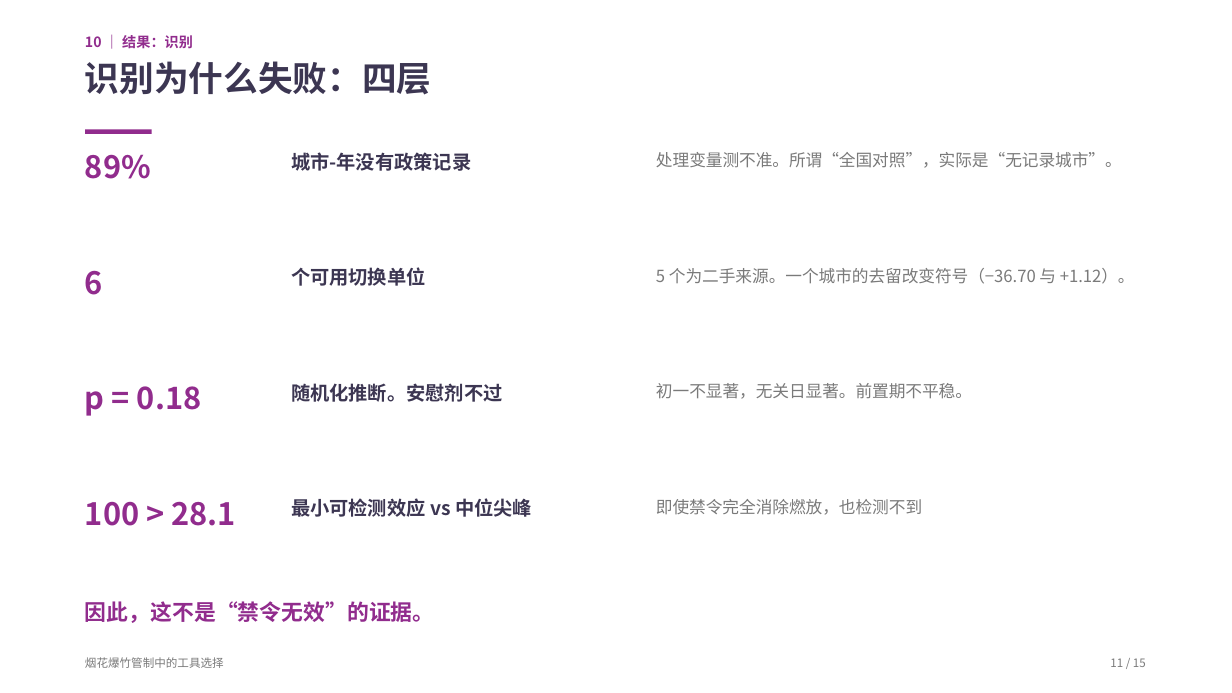
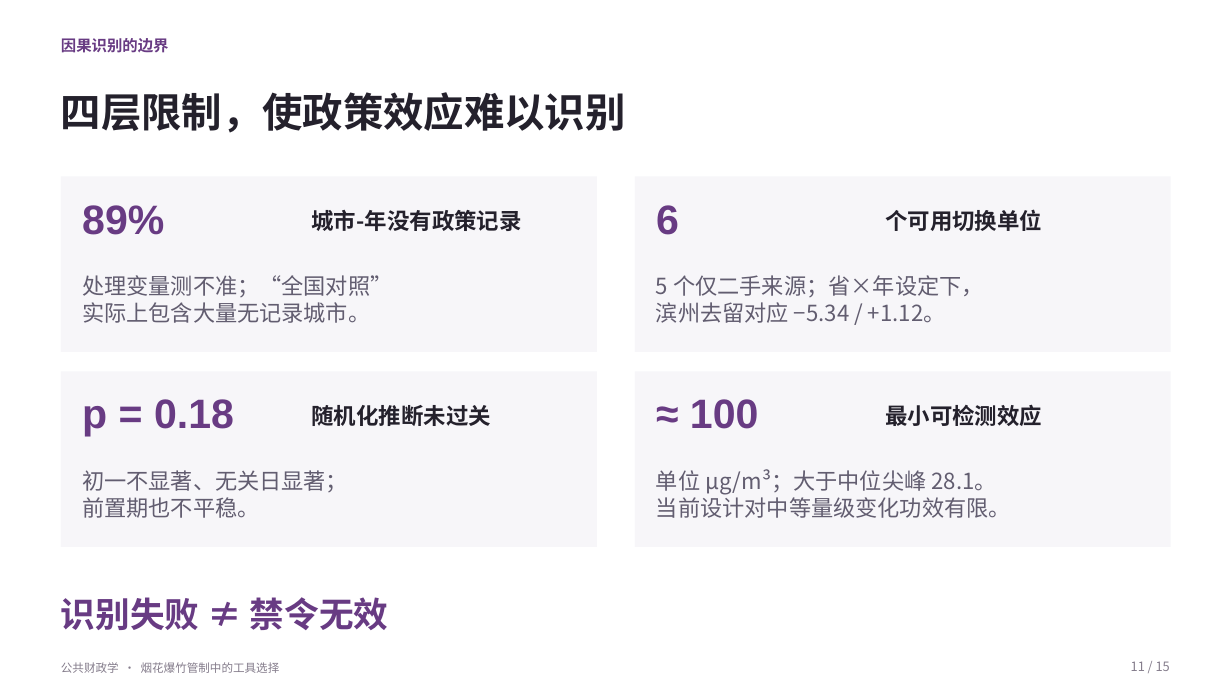
Before and after one commit to YINN233/public-finance-essay-fireworks, a slide deck: slide 11 of presentation/烟花爆竹管制-展示.pptx. Drawn at 1232x693 pixels with LibreOffice and Linux fonts; fonts in the diff are those of the drawing; background and template pictures are left out. Boxes give left, top, right and bottom in pixels: in the first picture for what was removed or moved away, otherwise in the second. Text is boxed around its words. In the diff, an @@ line names an element or a change of style, - is before the commit and + after.

Commit message:
完善烟花爆竹展示：精修 PPT、逐页讲稿与 27 个答辩问答
更新同版 PDF、预览和可重建源文件；区分 65.3% 交互项与 87.3% 条件性未区分份额，校正滨州样本对照与 DK* 范围，并记录更正及验证边界。

```diff
--- a/presentation/烟花爆竹管制-展示.pptx
+++ b/presentation/烟花爆竹管制-展示.pptx
@@ text at [61,38,169,53]: text changed; size 11 to 12 pt; text colour #912C8D to #683B83 @@
-10 ｜ 结果：识别
+因果识别的边界
@@ text removed at [85,61,432,95] @@
-识别为什么失败：四层
@@ text added at [61,92,626,133], 31.5 pt, text #24212C, bold @@
+四层限制，使政策效应难以识别
@@ rectangle removed at [85,129,152,134] @@
@@ rectangle added at [61,177,597,352], fill #F7F6F9 @@
@@ rectangle added at [635,177,1171,352], fill #F7F6F9 @@
@@ text "89%": place and size @@
-text "89%" at [85,154,151,179]
+text "89%" at [82,205,164,235]
@@ text "城市-年没有政策记录": place and size @@
-text "城市-年没有政策记录" at [291,152,471,171]
+text "城市-年没有政策记录" at [311,210,521,231]
@@ text "城市-年没有政策记录" at [311,210,521,231]: size 15 to 17.5 pt, text colour #3C3652 to #24212C; line spacing 1.1 to 1; less space between paragraphs; vertical alignment top to middle @@
@@ size 24 to 32 pt, font Noto Sans CJK SC to Arial, text colour #912C8D to #683B83; vertical alignment top to middle in 3 elements at [82,399,234,437], [82,205,164,235], [656,205,679,235] @@
@@ text "6": place and size @@
-text "6" at [85,270,103,295]
+text "6" at [656,205,679,235]
@@ text "个可用切换单位" at [885,209,1042,231]: size 15 to 17.5 pt, text colour #3C3652 to #24212C; line spacing 1.1 to 1; less space between paragraphs; vertical alignment top to middle @@
@@ text "个可用切换单位": place and size @@
-text "个可用切换单位" at [291,267,426,286]
+text "个可用切换单位" at [885,209,1042,231]
@@ text at [82,275,392,323]: text changed; size 13 to 17.3 pt; text colour #7A7A7A to #625D70 @@
-处理变量测不准。所谓“全国对照”，实际是“无记录城市”。
+处理变量测不准；“全国对照”
+实际上包含大量无记录城市。
@@ text at [656,275,983,323]: text changed; size 13 to 17.3 pt; text colour #7A7A7A to #625D70 @@
-5 个为二手来源。一个城市的去留改变符号（−36.70 与 +1.12）。
+5 个仅二手来源；省×年设定下，
+滨州去留对应 −5.34 / +1.12。
@@ rectangle added at [61,372,597,547], fill #F7F6F9 @@
@@ text "p = 0.18": place and size @@
-text "p = 0.18" at [85,386,202,416]
+text "p = 0.18" at [82,399,234,437]
@@ rectangle added at [635,372,1171,547], fill #F7F6F9 @@
@@ vertical alignment top to middle in 8 elements at [61,662,280,673], [82,470,348,518], [311,405,491,426], [656,275,983,323], [61,38,169,53], [82,275,392,323], [61,597,389,630], [885,404,1042,426] @@
@@ text at [311,405,491,426]: text changed; size 15 to 17.5 pt; text colour #3C3652 to #24212C @@
-随机化推断。安慰剂不过
+随机化推断未过关
@@ text added at [690,399,759,429], 32 pt, text #683B83, bold @@
+≈ 100
@@ text at [885,404,1042,426]: text changed; size 15 to 17.5 pt; text colour #3C3652 to #24212C @@
-最小可检测效应 vs 中位尖峰
+最小可检测效应
@@ text at [82,470,348,518]: text changed; size 13 to 17.3 pt; text colour #7A7A7A to #625D70 @@
-初一不显著，无关日显著。前置期不平稳。
+初一不显著、无关日显著；
+前置期也不平稳。
@@ text added at [656,469,1011,518], 17.3 pt, text #625D70 @@
+单位 μg/m³；大于中位尖峰 28.1。
+当前设计对中等量级变化功效有限。
@@ text removed at [85,501,237,526] @@
-100 > 28.1
@@ text removed at [656,499,922,515] @@
-即使禁令完全消除燃放，也检测不到
@@ text at [61,597,389,630]: text changed; size 17 to 27 pt; text colour #912C8D to #683B83 @@
-因此，这不是“禁令无效”的证据。
+识别失败 ≠ 禁令无效
@@ text "11 / 15": place and size @@
-text "11 / 15" at [1110,658,1146,667]
+text "11 / 15" at [1131,661,1170,671]
@@ text "11 / 15" at [1131,661,1170,671]: size 9 to 10 pt, text colour #7A7A7A to #857D8C; line spacing 1.1 to 1; less space between paragraphs; vertical alignment top to middle @@
@@ text at [61,662,280,673]: text changed; text colour #7A7A7A to #857D8C @@
-烟花爆竹管制中的工具选择
+公共财政学 · 烟花爆竹管制中的工具选择
```
Also in this commit, not shown: 13 other slides changed, 1 slide added, 1 slide removed, 15 other files.
